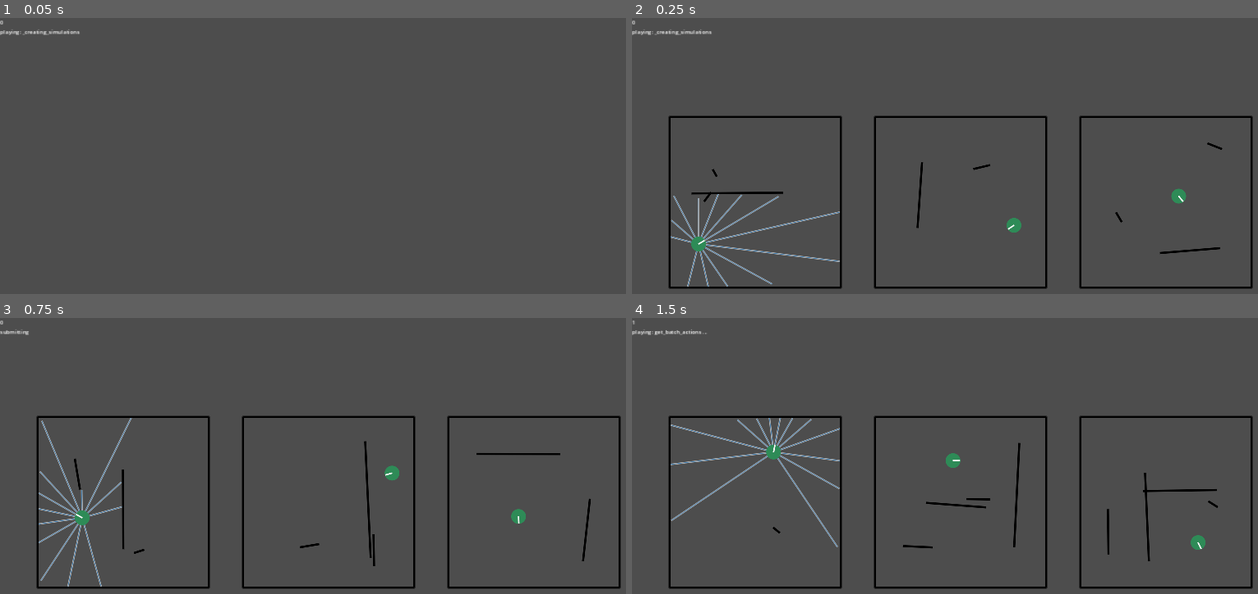
Above: before the commit, frames 1-4 (two rows, left to right).
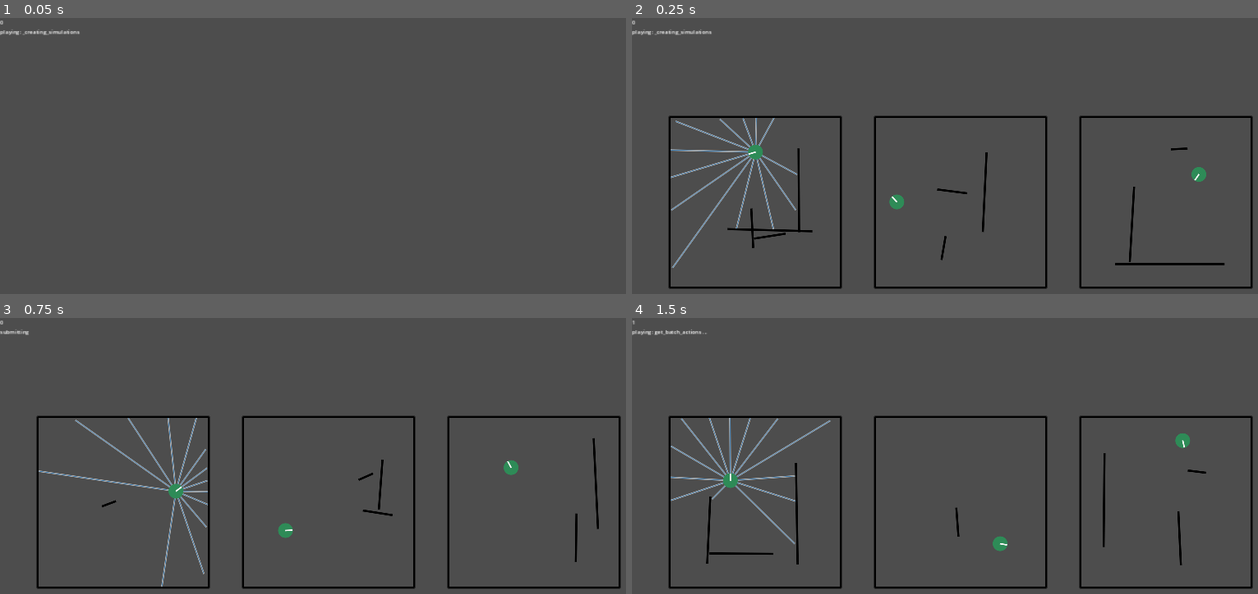
Above: after the commit, the same moments.

Repository: stokatyan/godot-ai
Game: Godot game, scene res://BattleRoyalGame/BREnv.tscn
Two runs of this game, one before a commit and one after it. Both use one fixed random seed, a clock stepped at 60 frames per second and the inputs below. Before the commit the project starts from res://ZombieGame/ZGEnv.tscn.
Inputs:
- Up to frame 1 (0.05 s): no input
- Up to frame 2 (0.25 s): no input
- Up to frame 3 (0.75 s): tap Enter at 0.5 s; hold D from 0.53 s (still down); tap 2 at 0.6 s
- Up to frame 4 (1.5 s): tap Space at 1.25 s; release D at 1.28 s; hold S from 1.28 s (still down); tap 3 at 1.35 s

Frame 1 is identical in both runs. In frame 2, 3.4% of the frame differs, in the area x 6-95%, y 36-98%; in frame 3, 3.1%; in frame 4, 3.4%.
Error in both runs: Cannot call method 'poll' on a null value. (res://AI/AIServerTCP.gd:40)

Commit message:
switching fom zombie to Battle Royal

Diff:
--- a/godot-ai-client/ZombieGame/ZGAgent.gd
+++ b/godot-ai-client/BattleRoyalGame/BRAgent.gd
@@ -1,6 +1,6 @@
-extends ZGBaseNode
+extends BRBaseNode
 
-class_name ZGAgent
+class_name BRAgent
 
 var _health: float = 1.0
 var _attack_damage: float = 0.25
--- a/godot-ai-client/ZombieGame/ZGBaseNode.gd
+++ b/godot-ai-client/BattleRoyalGame/BRBaseNode.gd
@@ -1,6 +1,6 @@
 extends RefCounted
 
-class_name ZGBaseNode
+class_name BRBaseNode
 
 var _physics_body: RID
 var _physics_shape: RID
--- a/godot-ai-client/ZombieGame/ZGEnv.gd
+++ b/godot-ai-client/BattleRoyalGame/BREnv.gd
@@ -1,7 +1,7 @@
 extends AIBaseEnvironment
 
-var _sims_to_display: Array[ZGSimulation] = []
-var _example_sim: ZGSimulation = ZGSimulation.new()
+var _sims_to_display: Array[BRSimulation] = []
+var _example_sim: BRSimulation = BRSimulation.new()
 var _display_offsets: Array[Vector2] = [Vector2(-600, 0), Vector2(0, 0), Vector2(600, 0)]
 
 @export var epoch_label: Label
@@ -66,7 +66,7 @@
 	queue_redraw()
 
 func new_simulation() -> BaseSimulation:
-	return ZGSimulation.new() as ZGSimulation
+	return BRSimulation.new() as BRSimulation
 
 func get_simulation_count() -> int:
 	return 50
@@ -95,7 +95,7 @@
 func get_train_steps(_agent_name: String) -> int:
 	return 100
 
-func _draw_simulation(s: ZGSimulation, offset: Vector2, sim_index: int):
+func _draw_simulation(s: BRSimulation, offset: Vector2, sim_index: int):
 	if s._is_cleaned:
 		return
 
--- a/godot-ai-client/ZombieGame/ZGEnv.tscn
+++ b/godot-ai-client/BattleRoyalGame/BREnv.tscn
@@ -1,9 +1,9 @@
 [gd_scene load_steps=2 format=3 uid="uid://cdqj53iytypjv"]
 
-[ext_resource type="Script" path="res://ZombieGame/ZGEnv.gd" id="1_sm6k6"]
+[ext_resource type="Script" path="res://BattleRoyalGame/BREnv.gd" id="1_wlvur"]
 
 [node name="ZombieGameEnv" type="Node2D" node_paths=PackedStringArray("epoch_label", "state_label")]
-script = ExtResource("1_sm6k6")
+script = ExtResource("1_wlvur")
 epoch_label = NodePath("CanvasLayer/VBoxContainer/Epoch")
 state_label = NodePath("CanvasLayer/VBoxContainer/Status")
 
--- a/godot-ai-client/ZombieGame/ZGSimulation.gd
+++ b/godot-ai-client/BattleRoyalGame/BRSimulation.gd
@@ -1,10 +1,10 @@
 extends BaseSimulation
 
-class_name ZGSimulation
+class_name BRSimulation
 
 var agent_names: Array[String] = ["hero"]
 
-var _agents: Array[ZGAgent] = [ZGAgent.new()]
+var _agents: Array[BRAgent] = [BRAgent.new()]
 
 var _map_size: float = 500
 var _map_radius: float:
@@ -126,7 +126,7 @@
 	state.append(agent._health)
 	return state
 
-func _get_agent_observation(agent: ZGAgent, angle: float, max_distance: float, layer: int) -> float:
+func _get_agent_observation(agent: BRAgent, angle: float, max_distance: float, layer: int) -> float:
 	var space_state = PhysicsServer2D.space_get_direct_state(_physics_space)
 	var agent_transform: Transform2D = get_transform(agent._physics_body)
 
--- a/godot-ai-client/project.godot
+++ b/godot-ai-client/project.godot
@@ -11,7 +11,7 @@
 [application]
 
 config/name="godot-ai"
-run/main_scene="res://ZombieGame/ZGEnv.tscn"
+run/main_scene="res://BattleRoyalGame/BREnv.tscn"
 config/features=PackedStringArray("4.3", "Mobile")
 config/icon="res://icon.svg"
 
